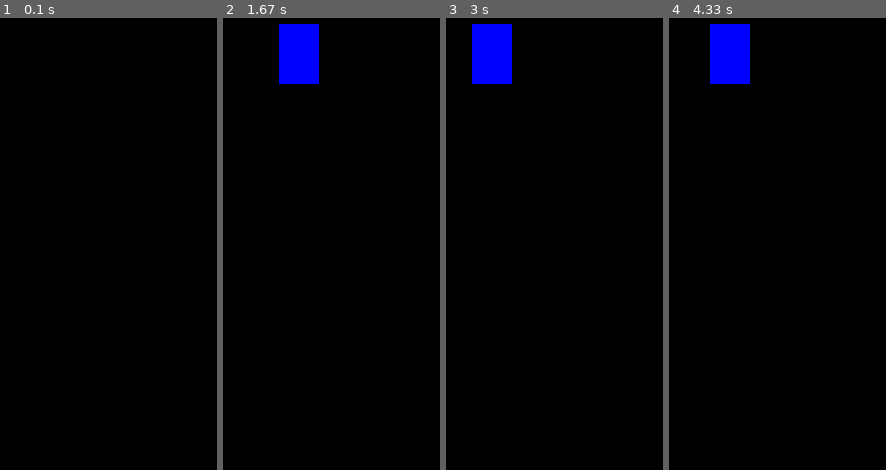
Above: before the commit, frames 1-4 (left to right).
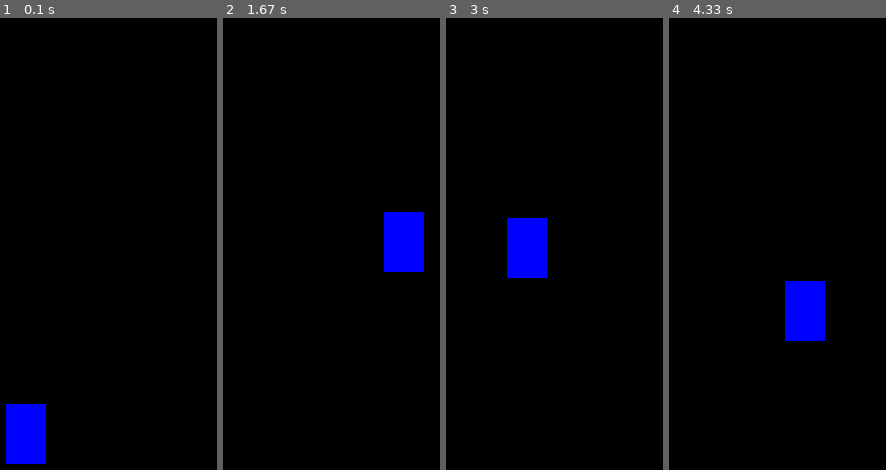
Above: after the commit, the same moments.

Repository: GMNSA/pygame_test
Game: pygame game, started from basic.py
Two runs of this game, one before a commit and one after it. Both use one fixed random seed, a clock stepped at 60 frames per second and the inputs below.
Inputs:
- Up to frame 1 (0.1 s): no input
- Up to frame 2 (1.67 s): tap Space at 0.33, 0.73, 1.03, 1.23, 1.53 s; hold Right 0.67-1.13 s; hold Right 1.17-1.63 s
- Up to frame 3 (3 s): hold Left 1.67-2.2 s; tap Space at 1.73, 2.03, 2.3, 2.6, 2.73 s; hold Left 2.23-2.63 s; hold Right from 2.67 s (still down)
- Up to frame 4 (4.33 s): tap Space at 3.03, 3.4, 3.7, 3.9, 4.2 s; release Right at 3.3 s; hold Left 3.33-3.8 s; hold Right 3.83-4.3 s

The runs differ from the first frame. In frame 1, 2.4% of the frame differs, in the area x 2-22%, y 85-99%; in frame 2, 4.9%, in the area x 25-93%, y 1-57%; in frame 3, 4.9%; in frame 4, 4.9%.

Commit message:
made space and made move

Diff:
--- a/basic.py
+++ b/basic.py
@@ -16,15 +16,18 @@
     pygame.display.set_caption("TEST Game")
 
     x = 50
-    y = 50
+    y = 430
     width = 40
     height = 60
     speed = 5
 
+    is_jump = False
+    jump_count = 10
+
     run = True
 
     while run:
-        pygame.time.delay(100)   # sleep (0.1) sec
+        pygame.time.delay(30)   # sleep (0.03) sec
 
         for event in pygame.event.get():
             if event.type == pygame.QUIT:
@@ -32,18 +35,33 @@
 
         keys = pygame.key.get_pressed()   # press key
 
-        if keys[pygame.K_LEFT]:
+        if keys[pygame.K_LEFT] and x > 5:
             x -= speed
             print("Left -5 x = %s" % x)
-        elif keys[pygame.K_RIGHT]:
+        elif keys[pygame.K_RIGHT] and x < (500 - width - 5):
             x += speed
             print("Right +5 x = %s" % x)
-        elif keys[pygame.K_UP]:
-            y -= speed
-            print("Up -5 y = %s" % y)
-        elif keys[pygame.K_DOWN]:
-            y += speed
-            print("Down +5 y = %s" % y)
+        elif not is_jump:
+            if keys[pygame.K_UP] and y > 5:
+                y -= speed
+                print("Up -5 y = %s" % y)
+            elif keys[pygame.K_DOWN] and y < (500 - height - 10):
+                y += speed
+                print("Down +5 y = %s" % y)
+            elif keys[pygame.K_SPACE]:
+                is_jump = True
+        elif is_jump:
+            if jump_count >= -10:
+                if jump_count < 0:
+                    y += (jump_count ** 2) / 2
+                else:
+                    y -= (jump_count ** 2) / 2
+                jump_count -= 1
+            else:
+                is_jump = False
+                jump_count = 10
+        else:
+            print("What is wrong!!!")
 
         # fill the window with black
         win.fill((0, 0, 0))
